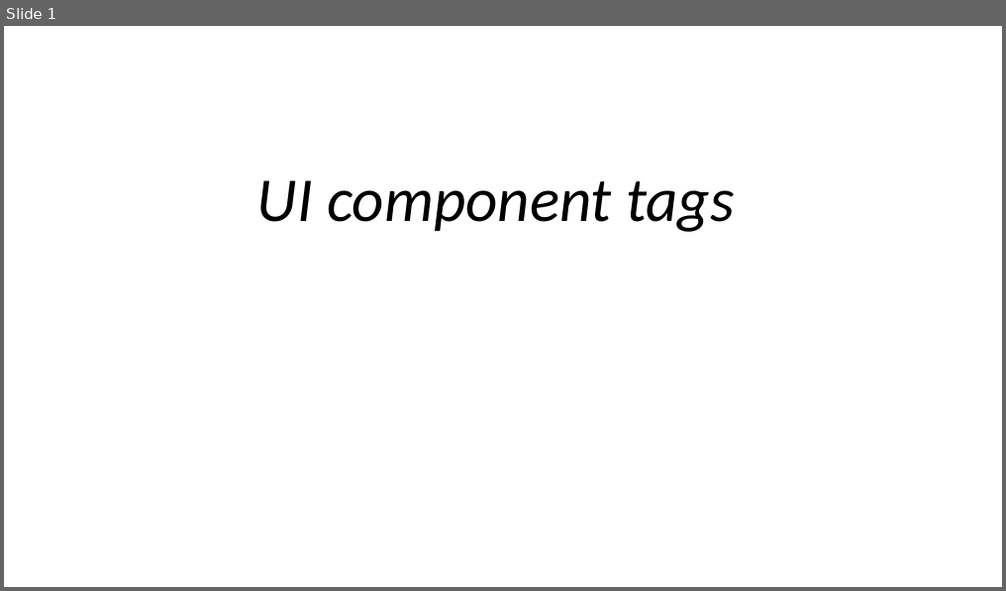
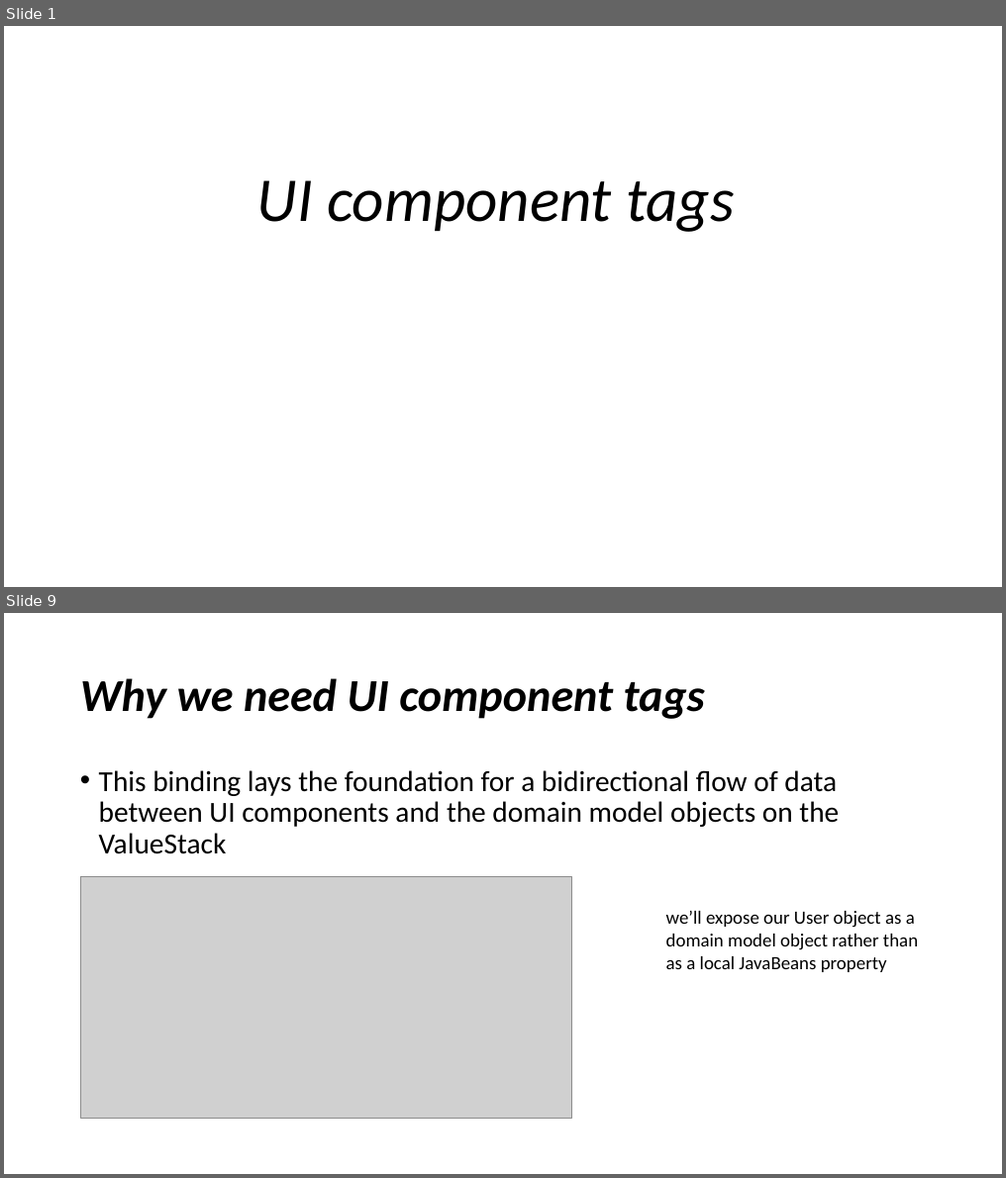
Before and after one commit to KernelDang/JEE, a slide deck: Seminar/UI component tags.pptx. Shown one above the other, each under a label of ours: slide 1 before the commit, slides 1 and 9 after it; the slides between them are not shown. The pictures are 1006x591 and 1006x1178 pixels, drawn with LibreOffice and Linux fonts; fonts in the diff are those of the drawing; grey boxes stand for pictures; background and template pictures are left out. Boxes give left, top, right and bottom in pixels: in the first picture for what was removed or moved away, otherwise in the second. Text is boxed around its words. In the diff, an @@ line names an element or a change of style, - is before the commit and + after.

```diff
--- a/Seminar/UI component tags.pptx
+++ b/Seminar/UI component tags.pptx
@@ slide 9 added at (4, 613, 1002, 1174), background #FFFFFF @@
@@ title added at (80, 678, 705, 719), 44 pt, text #000000, bold, italic @@
+Why we need UI component tags
@@ text added at (99, 770, 839, 855), 28 pt, text #000000 @@
+• This binding lays the foundation for a bidirectional flow of data between UI components and the domain model objects on the ValueStack
@@ picture added at (81, 876, 572, 1118) @@
@@ text added at (666, 911, 918, 972), 18 pt, text #000000 @@
+we’ll expose our User object as a
+domain model object rather than as a local JavaBeans property
```
Also in this commit, not shown: 1 slide changed, 9 other slides added.
